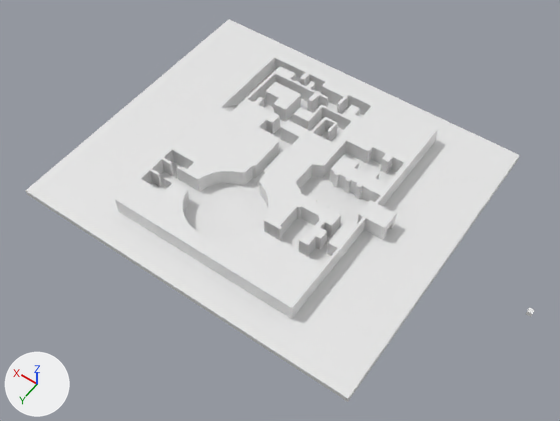
What one commit did to the Blender file Assets/Scenes/Desert/BlenderPyramid.blend.
Rendered twice from a camera (50 mm lens) standing at (8.0, 160.0, 228.0) and looking at (113.0, 13.0, -2.0). Arrows for +X, +Y and +Z are at lower left; the lights stay in place. The first picture is the older version.
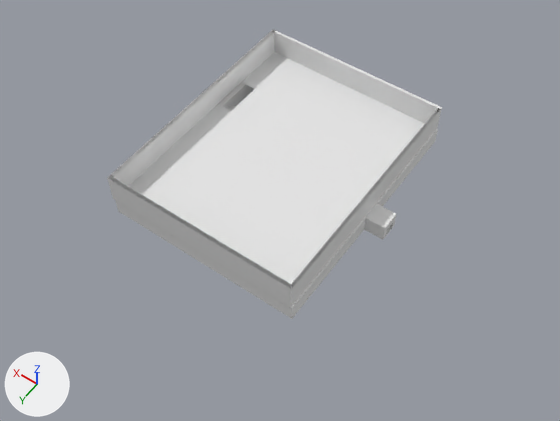
Changed parts and their boxes [x1, y1, x2, y2] in the pictures (560 x 421 px):
'plane', hidden: before [25, 19, 520, 402]
'Cube', shown: after [107, 29, 442, 308]
'Cube.001', hidden: before [526, 307, 534, 317]
part 1 of me_circle_003, built on (mostly hidden afterwards): before [191, 109, 395, 249]; after [340, 181, 395, 249]

The change in detail:
me_circle_003 is used by ob_cisrcle; location (0.0, 0.0, 0.0).
me_circle_003 had 1076 vertices, 576 faces, 10 loose edges and spanned x 74.0..161.1, y -50.0..50.0, z -12.3..7.0.
me_circle_003 now has 1011 vertices, 499 faces, 11 loose edges and spans x 74.0..161.1, y -50.0..50.0, z -12.3..7.0.
Part 1, on me_circle_003:
65 vertices are removed from x 82.0..120.6, y -9.0..26.0, z 5.0..7.0.
84 faces are deleted.
1 loose edge is deleted.
2 loose edges are added.
6 new faces join them.
1 new face joins them, mat_sandbricks (its picture is missing).
me_cube is used by ob_cube; location (161.0, -49.0, 8.0).
me_cube had 8 vertices, 6 faces and spanned x -78.6..1.0, y -1.0..99.2, z -1.0..0.0.
me_cube now has 54 vertices, 28 faces and spans x -78.6..1.0, y -1.0..99.2, z -1.0..10.8.
Part 2, on me_cube:
6 faces are deleted.
20 vertices are added at x -78.6..1.0, y -1.0..99.2, z -1.0..10.8.
6 new vertices lie (0.0, 1.1, 0.0) away from vertices in x -78.6..1.0, y -1.0, z -1.0..10.8.
6 new vertices lie (1.1, 0.0, 0.0) away from vertices in x -78.6, y -1.0..99.2, z -1.0..10.8.
6 new vertices lie (0.0, -1.4, 0.0) away from vertices in x -78.6..1.0, y 99.2, z -1.0..10.8.
8 new vertices lie (0.0, 0.0, 10.8) away from vertices in x -77.5..-0.5, y 0.1..97.8, z 0.0.
28 new faces join them.
Object 'plane' (ob_plane) is now hidden.
Object 'Cube' (ob_cube) is now shown.
Object 'Cube.001' (ob_cube_001) is now hidden.
